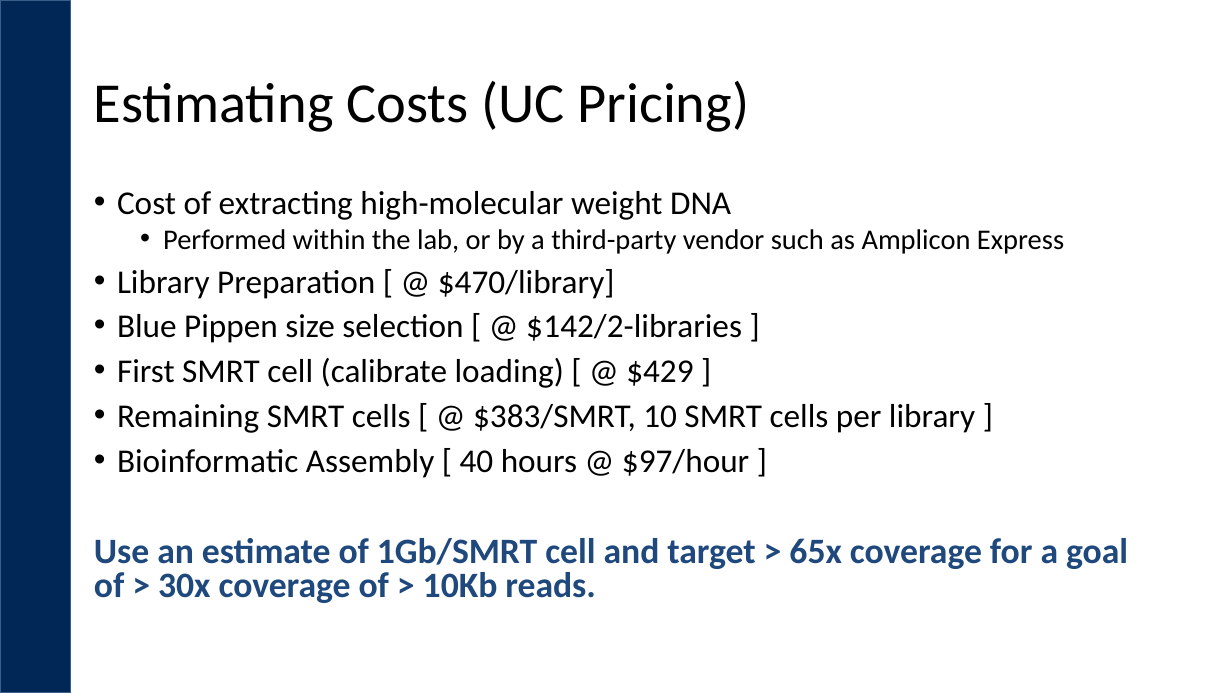
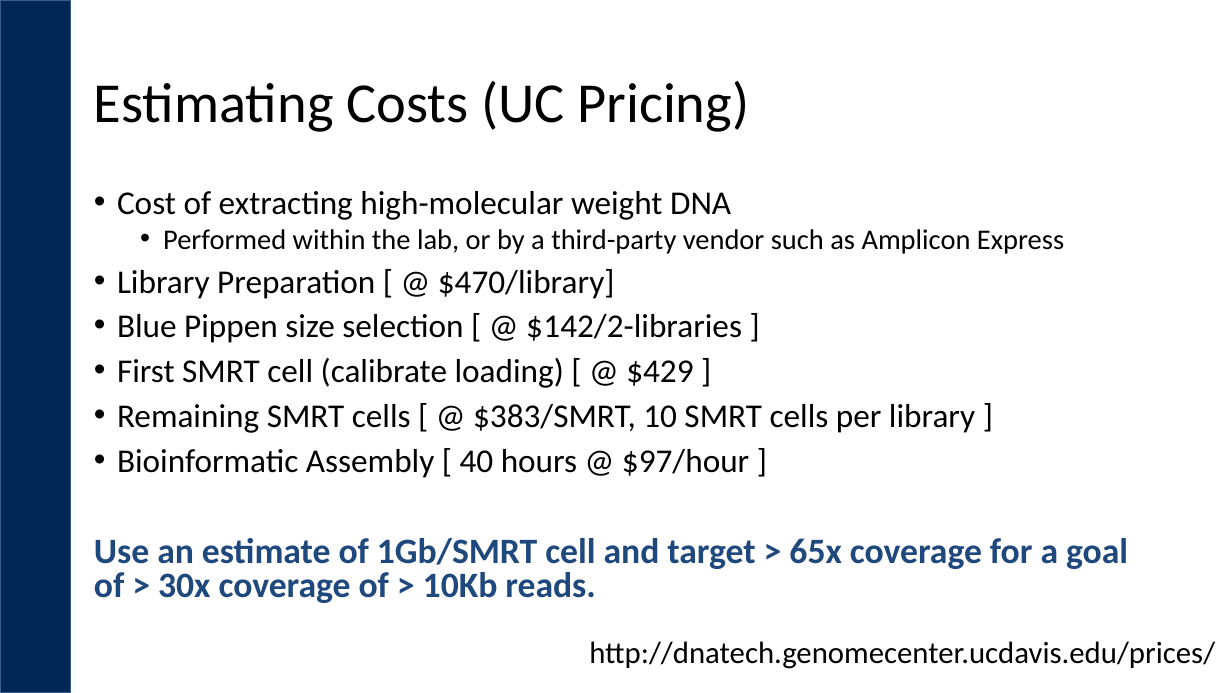
Before and after one commit to ucdavis-bioinformatics-training/Bioinformatics-Genome-Assembly-and-Analysis-Workshop-Pac-Bio-and-10x-Genomics-, a slide deck: slide 5 of PacBio-Experimental-Design/PacBio_Experimental_Design.pptx (slide 4 before the commit). Drawn at 1232x693 pixels with LibreOffice and Linux fonts; fonts in the diff are those of the drawing; background and template pictures are left out. Boxes give left, top, right and bottom in pixels: in the first picture for what was removed or moved away, otherwise in the second. Text is boxed around its words. In the diff, an @@ line names an element or a change of style, - is before the commit and + after.

```diff
--- a/PacBio-Experimental-Design/PacBio_Experimental_Design.pptx
+++ b/PacBio-Experimental-Design/PacBio_Experimental_Design.pptx
@@ text added at (x1=589, y1=641, x2=1215, y2=669), 24 pt, text #000000 @@
+http://dnatech.genomecenter.ucdavis.edu/prices/
```
Also in this commit, not shown: 2 slides added, 1 slide removed.
